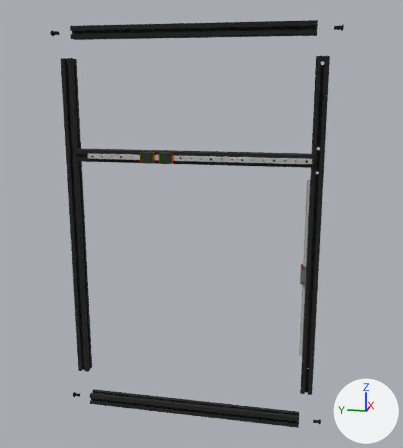
The glTF model Graphics/2_3_2.glb: old version first, new version second.
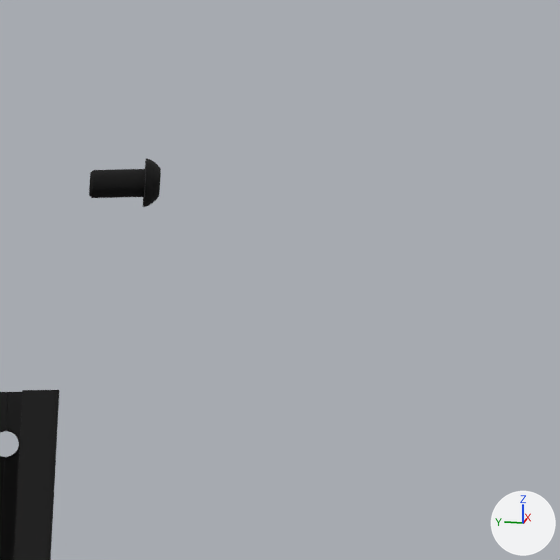
The first picture shows the older version from a 50 mm lens placed at (-1.337, 0.01, 0.768), pointed at (0.005, 0.279, 0.433). The close-ups show the older and then the newer version on the part from 80% to 99% of the width and 1% to 18% of the height of that picture. Only the edits that show in the close-ups are written down. The axes (+X, +Y, +Z) are drawn at lower right. The lights are the same throughout. Where no turn or scale is listed for an object, it has been applied to the vertices.

In view in the first close-up: '01_01__XP__Alu_3030_Pillar___V2.0 v24', '_SFS FN 127 131058 Schrauben ISO 7380 Stahl 10.9 schwarz M8x16'.
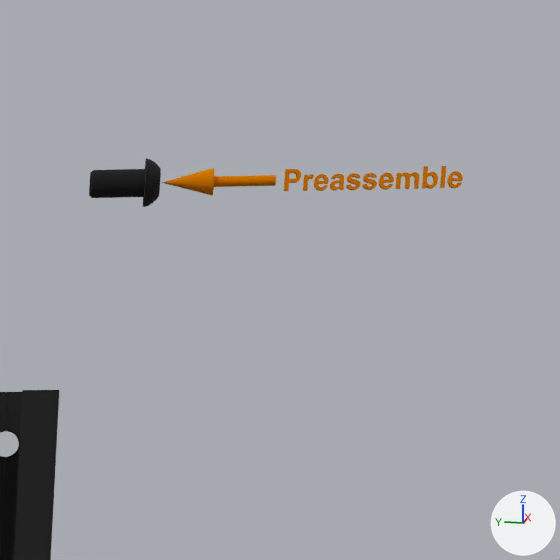
Diff of the bpy script that builds the scene:
```diff
--- a/Graphics/2_3_2.glb.py
+++ b/Graphics/2_3_2.glb.py
@@ ob_1_1_arrow_orange_pre_assemble_v013 @@
+ob_1_1_arrow_orange_pre_assemble_v013 = bpy.data.objects.new('1_1_Arrow_orange_pre-assemble v013', me_1_1_arrow_orange_pre_assemble_v013)  # 94 vertices, 188 faces; spans x -0.001..0.001, y -0.00719..-0.0026, z -0.003..0.003; in mat_mat_14 (yellow #f0aa06)
+ob_1_1_arrow_orange_pre_assemble_v013.location = (-0.0002, -0.075, 0.895)
@@ ob_1_1_arrow_orange_pre_assemble_v012 @@
+ob_1_1_arrow_orange_pre_assemble_v012 = bpy.data.objects.new('1_1_Arrow_orange_pre-assemble v012', me_1_1_arrow_orange_pre_assemble_v012)  # 144 vertices, 288 faces; spans x -0.001..0.001, y -0.01517..-0.01111, z -0.0031..0.00144; in mat_mat_14 (yellow #f0aa06)
+ob_1_1_arrow_orange_pre_assemble_v012.location = (-0.0002, -0.075, 0.895)
@@ ob_1_1_arrow_orange_pre_assemble_v011 @@
+ob_1_1_arrow_orange_pre_assemble_v011 = bpy.data.objects.new('1_1_Arrow_orange_pre-assemble v011', me_1_1_arrow_orange_pre_assemble_v011)  # 201 vertices, 398 faces; spans x -0.001..0.001, y -0.02442..-0.02036, z -0.0031..0.00144; in mat_mat_14 (yellow #f0aa06)
+ob_1_1_arrow_orange_pre_assemble_v011.location = (-0.0002, -0.075, 0.895)
@@ ob_1_1_arrow_orange_pre_assemble_v010 @@
+ob_1_1_arrow_orange_pre_assemble_v010 = bpy.data.objects.new('1_1_Arrow_orange_pre-assemble v010', me_1_1_arrow_orange_pre_assemble_v010)  # 201 vertices, 398 faces; spans x -0.001..0.001, y -0.02908..-0.02502, z -0.0031..0.00144; in mat_mat_14 (yellow #f0aa06)
+ob_1_1_arrow_orange_pre_assemble_v010.location = (-0.0002, -0.075, 0.895)
@@ ob_1_1_arrow_orange_pre_assemble_v009 @@
+ob_1_1_arrow_orange_pre_assemble_v009 = bpy.data.objects.new('1_1_Arrow_orange_pre-assemble v009', me_1_1_arrow_orange_pre_assemble_v009)  # 143 vertices, 282 faces; spans x -0.001..0.001, y -0.04106..-0.03467, z -0.003..0.00144; in mat_mat_14 (yellow #f0aa06)
+ob_1_1_arrow_orange_pre_assemble_v009.location = (-0.0002, -0.075, 0.895)
@@ ob_1_1_arrow_orange_pre_assemble_v008 @@
+ob_1_1_arrow_orange_pre_assemble_v008 = bpy.data.objects.new('1_1_Arrow_orange_pre-assemble v008', me_1_1_arrow_orange_pre_assemble_v008)  # a box spanning x -0.001..0.001, y -0.04847..-0.04732, z -0.003..0.003; in mat_mat_14 (yellow #f0aa06)
+ob_1_1_arrow_orange_pre_assemble_v008.location = (-0.0002, -0.075, 0.895)
@@ ob_1_1_arrow_orange_pre_assemble_v007 @@
+ob_1_1_arrow_orange_pre_assemble_v007 = bpy.data.objects.new('1_1_Arrow_orange_pre-assemble v007', me_1_1_arrow_orange_pre_assemble_v007)  # 143 vertices, 286 faces; spans x -0.001..0.001, y -0.0464..-0.04215, z -0.0031..0.003; in mat_mat_14 (yellow #f0aa06)
+ob_1_1_arrow_orange_pre_assemble_v007.location = (-0.0002, -0.075, 0.895)
@@ ob_1_1_arrow_orange_pre_assemble_v006 @@
+ob_1_1_arrow_orange_pre_assemble_v006 = bpy.data.objects.new('1_1_Arrow_orange_pre-assemble v006', me_1_1_arrow_orange_pre_assemble_v006)  # 144 vertices, 288 faces; spans x -0.001..0.001, y -0.03381..-0.02975, z -0.0031..0.00144; in mat_mat_14 (yellow #f0aa06)
+ob_1_1_arrow_orange_pre_assemble_v006.location = (-0.0002, -0.075, 0.895)
@@ ob_1_1_arrow_orange_pre_assemble_v005 @@
+ob_1_1_arrow_orange_pre_assemble_v005 = bpy.data.objects.new('1_1_Arrow_orange_pre-assemble v005', me_1_1_arrow_orange_pre_assemble_v005)  # 144 vertices, 288 faces; spans x -0.001..0.001, y -0.05338..-0.04932, z -0.0031..0.00144; in mat_mat_14 (yellow #f0aa06)
+ob_1_1_arrow_orange_pre_assemble_v005.location = (-0.0002, -0.075, 0.895)
@@ ob_1_1_arrow_orange_pre_assemble_v004 @@
+ob_1_1_arrow_orange_pre_assemble_v004 = bpy.data.objects.new('1_1_Arrow_orange_pre-assemble v004', me_1_1_arrow_orange_pre_assemble_v004)  # 187 vertices, 374 faces; spans x -0.001..0.001, y -0.01988..-0.0158, z -0.0031..0.00144; in mat_mat_14 (yellow #f0aa06)
+ob_1_1_arrow_orange_pre_assemble_v004.location = (-0.0002, -0.075, 0.895)
@@ ob_1_1_arrow_orange_pre_assemble_v003 @@
+ob_1_1_arrow_orange_pre_assemble_v003 = bpy.data.objects.new('1_1_Arrow_orange_pre-assemble v003', me_1_1_arrow_orange_pre_assemble_v003)  # 57 vertices, 110 faces; spans x -0.001..0.001, y -0.01095..-0.00813, z -0.003..0.00144; in mat_mat_14 (yellow #f0aa06)
+ob_1_1_arrow_orange_pre_assemble_v003.location = (-0.0002, -0.075, 0.895)
@@ ob_1_1_arrow_orange_pre_assemble_v2 @@
+ob_1_1_arrow_orange_pre_assemble_v2 = bpy.data.objects.new('1_1_Arrow_orange_pre-assemble v2', me_1_1_arrow_orange_pre_assemble_v2)  # 159 vertices, 314 faces; spans x -0.004..0.004, y 0.0..0.033, z -0.004..0.004; in mat_mat_14 (yellow #f0aa06)
+ob_1_1_arrow_orange_pre_assemble_v2.location = (-0.0002, -0.075, 0.895)
```

Where the change shows, as pixel boxes (x1, y1, x2, y2) in the close-ups (560 x 560 px):
'1_1_Arrow_orange_pre-assemble v2', added: after (162, 168, 276, 196)
'1_1_Arrow_orange_pre-assemble v009', added: after (396, 172, 419, 189)
'1_1_Arrow_orange_pre-assemble v007', added: after (422, 166, 438, 189)
'1_1_Arrow_orange_pre-assemble v013', added: after (284, 169, 301, 191)
'1_1_Arrow_orange_pre-assemble v006', added: after (379, 173, 394, 190)
'1_1_Arrow_orange_pre-assemble v004', added: after (330, 174, 344, 191)
'1_1_Arrow_orange_pre-assemble v005', added: after (447, 171, 463, 188)
'1_1_Arrow_orange_pre-assemble v010', added: after (362, 173, 377, 190)
'1_1_Arrow_orange_pre-assemble v012', added: after (314, 174, 328, 191)
'1_1_Arrow_orange_pre-assemble v011', added: after (346, 173, 361, 190)
'1_1_Arrow_orange_pre-assemble v008', added: after (440, 166, 446, 188)
'1_1_Arrow_orange_pre-assemble v003', added: after (303, 174, 314, 191)
